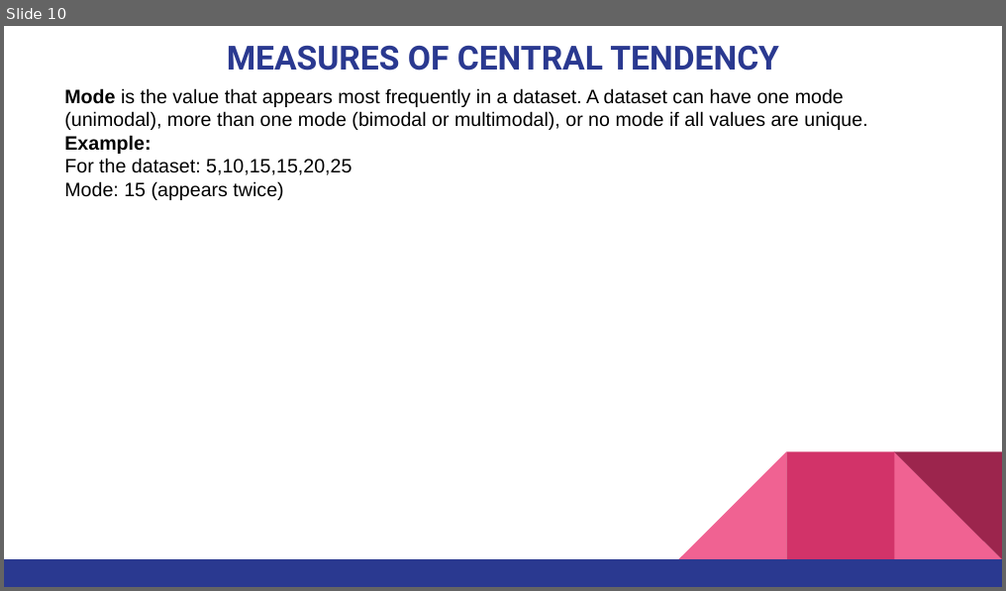
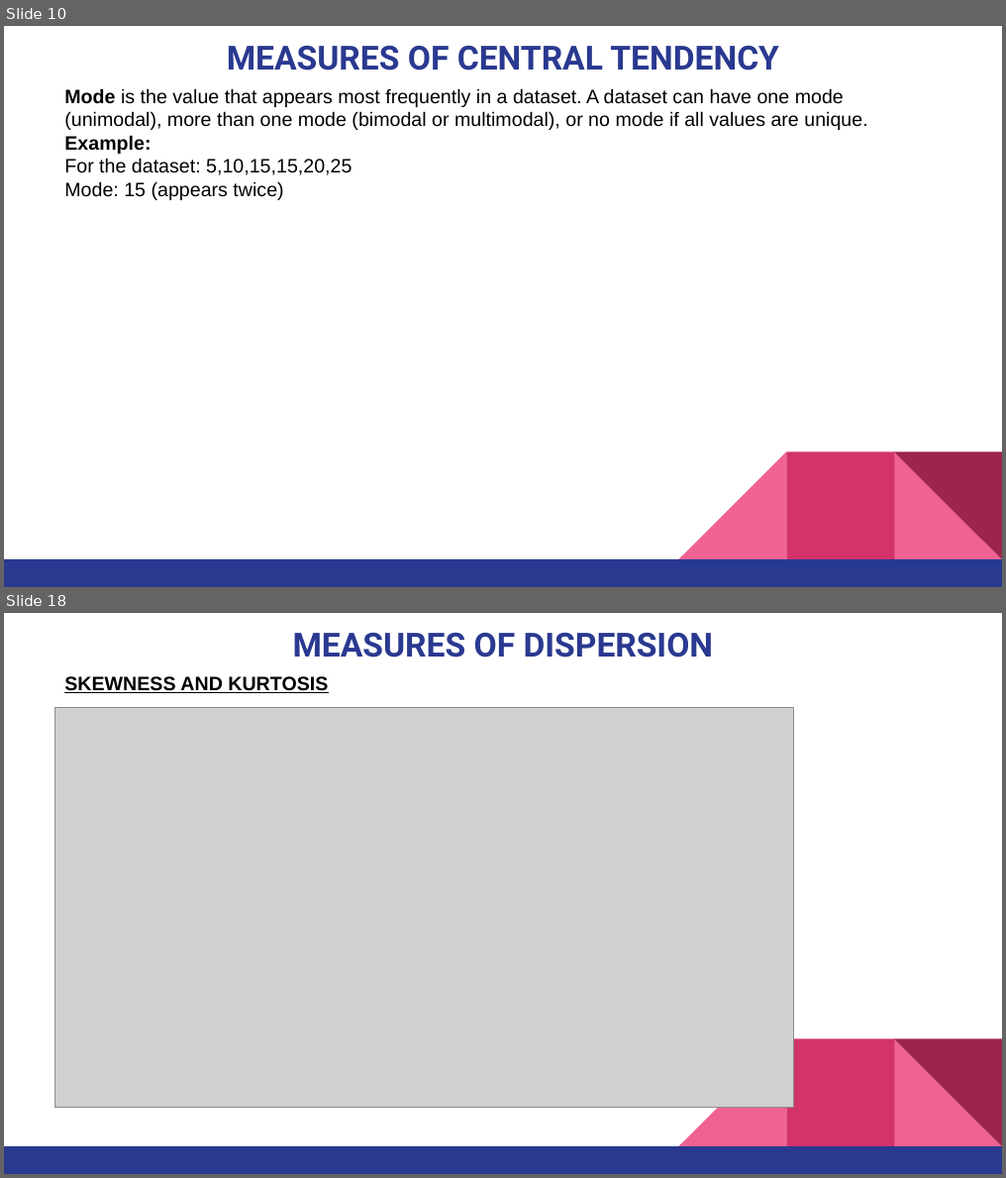
Before and after one commit to pnytrainingrepo/artificial-intelligence, a slide deck: AI-DataScience.pptx. Shown one above the other, each under a label of ours: slide 10 before the commit, slides 10 and 18 after it; the slides between them are not shown. The pictures are 1006x591 and 1006x1178 pixels, drawn with LibreOffice and Linux fonts; fonts in the diff are those of the drawing; grey boxes stand for pictures. Boxes give left, top, right and bottom in pixels: in the first picture for what was removed or moved away, otherwise in the second. Text is boxed around its words. In the diff, an @@ line names an element or a change of style, - is before the commit and + after.

```diff
--- a/AI-DataScience.pptx
+++ b/AI-DataScience.pptx
@@ slide 18 added at bbox=[4, 613, 1002, 1174], background #FFFFFF; not listed: 5 template elements that a slide beside it also shows @@
@@ title added at bbox=[293, 632, 714, 658], 24 pt, text #2A3990, bold @@
+MEASURES OF DISPERSION
@@ text added at bbox=[64, 676, 328, 693], 14 pt, text #000000, bold, underline @@
+SKEWNESS AND KURTOSIS
@@ picture added at bbox=[54, 708, 793, 1108] @@
```
Also in this commit, not shown: 2 slides changed, 10 other slides added, 8 other files.
